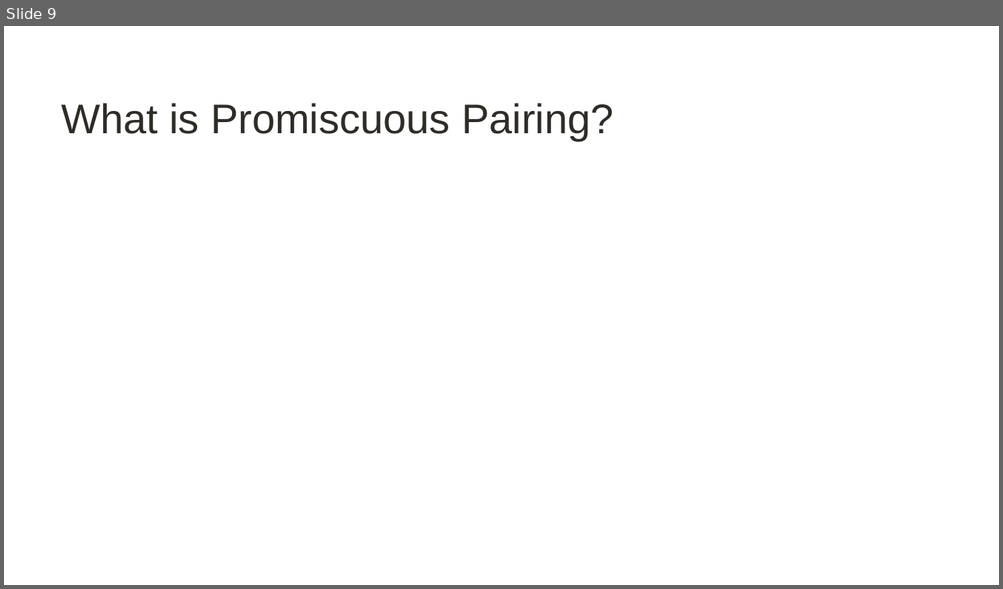
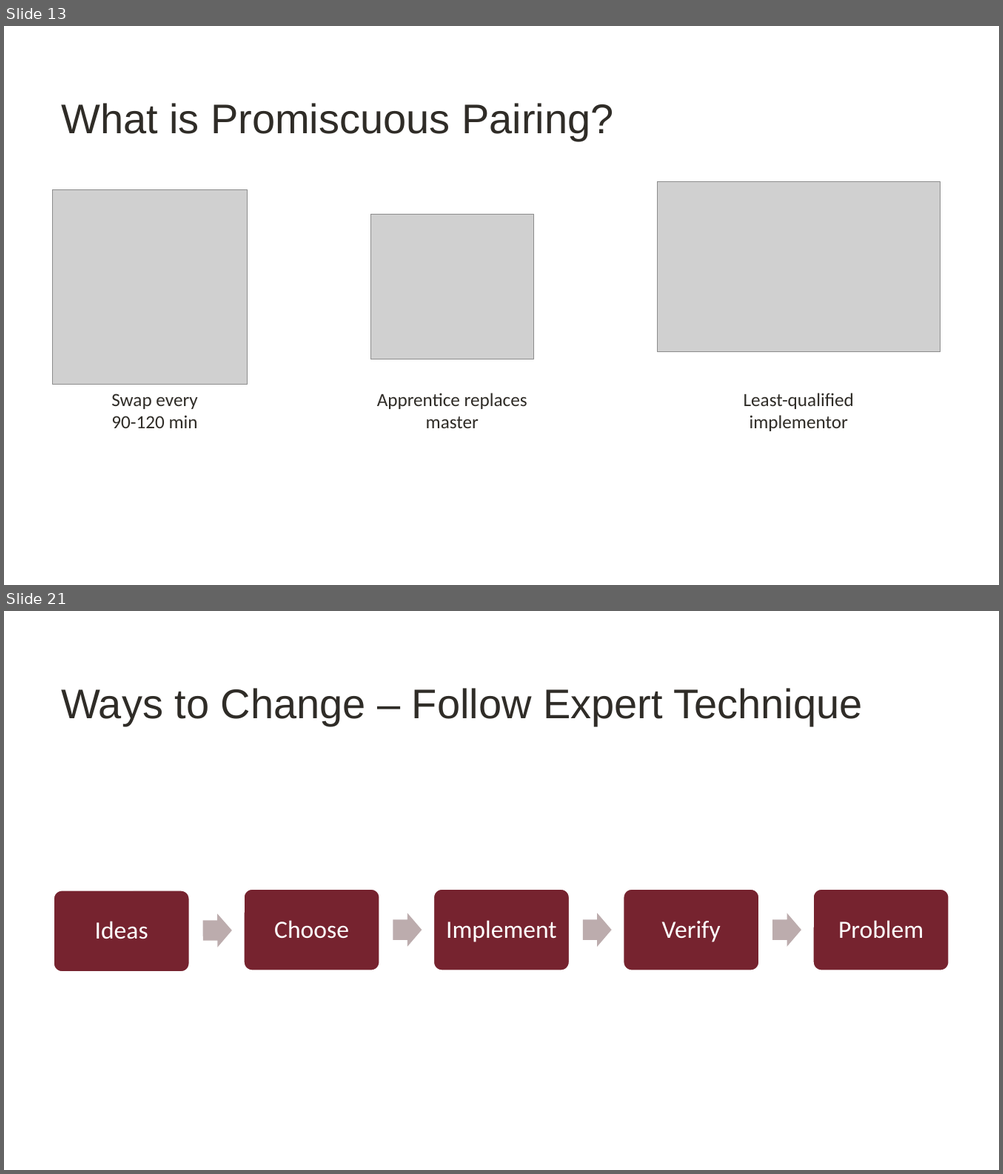
Before and after one commit to digdeeproots/talks, a slide deck: Decks/Craft2023-PromiscuousPairingBeginnerMind.pptx. Shown one above the other, each under a label of ours: slide 9 before the commit, slides 13 and 21 after it; the slides between them are not shown. The pictures are 1003x589 and 1003x1174 pixels, drawn with LibreOffice and Linux fonts; fonts in the diff are those of the drawing; grey boxes stand for pictures; background and template pictures are left out. Boxes give left, top, right and bottom in pixels: in the first picture for what was removed or moved away, otherwise in the second. Text is boxed around its words. In the diff, an @@ line names an element or a change of style, - is before the commit and + after.

Commit message:
(craft) Solid draft of everything, including resources page.

```diff
--- a/Decks/Craft2023-PromiscuousPairingBeginnerMind.pptx
+++ b/Decks/Craft2023-PromiscuousPairingBeginnerMind.pptx
@@ slide 21 added at (4,611,999,1170), background #FFFFFF @@
@@ title added at (61,688,862,726), 40 pt, text #2F2C27 @@
+Ways to Change – Follow Expert Technique
@@ group added at (54,889,948,972): 5 rounded rectangles, 5 texts, 4 right arrows @@
+Ideas
+Choose
+Implement
+Verify
+Problem
@@ what was slide 9 is now slide 13 @@
@@ slide 13 changed as well @@
@@ picture added at (53,190,247,384) @@
@@ picture added at (657,182,939,352) @@
@@ picture added at (370,215,534,360) @@
@@ text added at (111,394,198,429), 18 pt, text #2F2C27 @@
+Swap every
+90-120 min
@@ text added at (377,393,527,429), 18 pt, text #2F2C27 @@
+Apprentice replaces master
@@ text added at (743,393,854,432), 18 pt, text #2F2C27 @@
+Least-qualified
+implementor
```
Also in this commit, not shown: 2 other slides changed, 21 other slides added, 13 slides removed, 1 other file.
